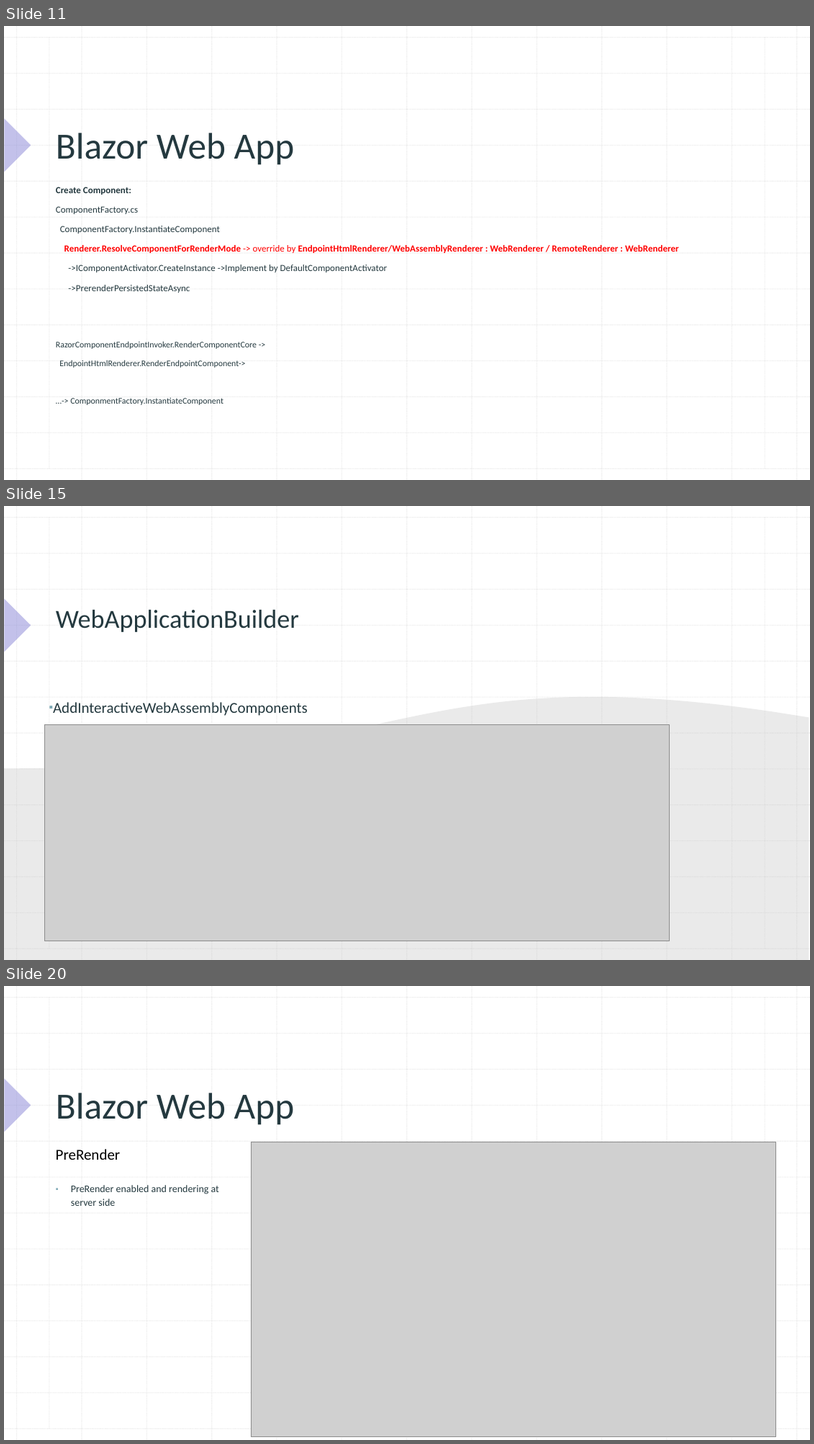
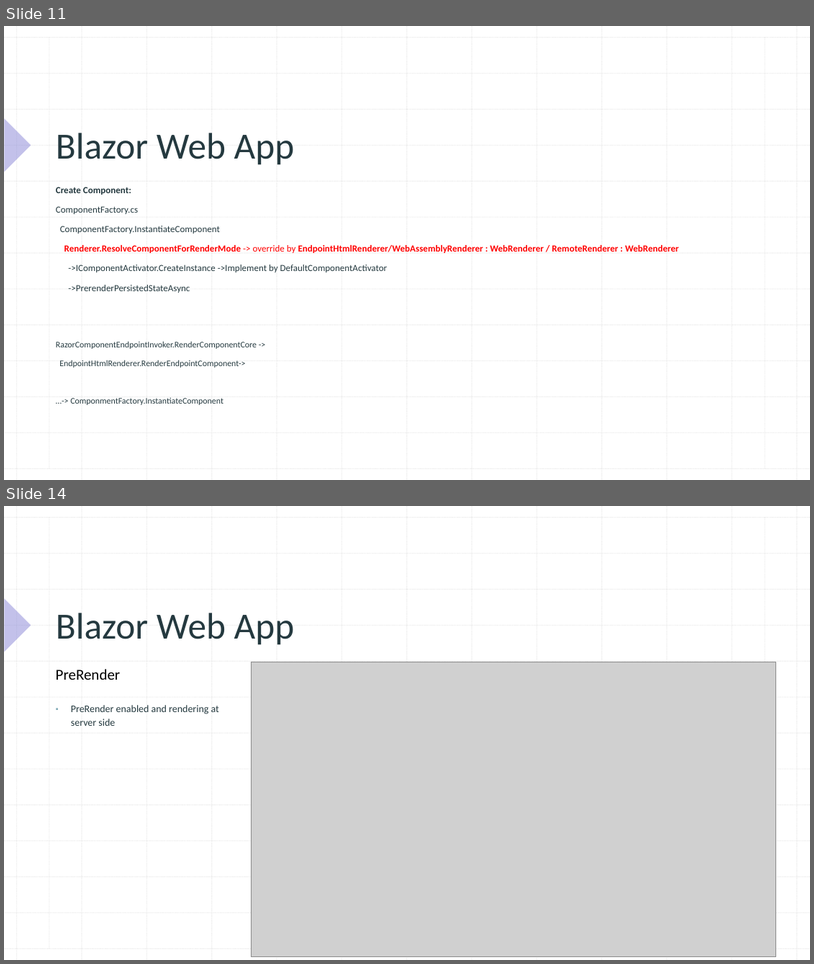
Before and after one commit to xccu/NetCore-Demo, a slide deck: Blazor in .net 8.pptx. Shown one above the other, each under a label of ours: slides 11, 15 and 20 before the commit, slides 11 and 14 after it; the slides between them are not shown. The pictures are 814x1444 and 814x964 pixels, drawn with LibreOffice and Linux fonts; fonts in the diff are those of the drawing; grey boxes stand for pictures. Boxes give left, top, right and bottom in pixels: in the first picture for what was removed or moved away, otherwise in the second. Text is boxed around its words. In the diff, an @@ line names an element or a change of style, - is before the commit and + after.

```diff
--- a/Blazor in .net 8.pptx
+++ b/Blazor in .net 8.pptx
@@ slide 15 removed at (x1=4, y1=506, x2=810, y2=960), background #FFFFFF; not listed: 27 template elements that a slide beside it also shows @@
@@ rectangle removed at (x1=4, y1=506, x2=810, y2=960) @@
@@ group removed at (x1=4, y1=506, x2=810, y2=960): 28 lines @@
@@ right triangle removed at (x1=4, y1=599, x2=31, y2=651) @@
@@ title removed at (x1=56, y1=610, x2=299, y2=632) @@
-WebApplicationBuilder
@@ freeform shape removed at (x1=4, y1=697, x2=810, y2=960) @@
@@ text removed at (x1=53, y1=702, x2=308, y2=716) @@
-▪ AddInteractiveWebAssemblyComponents
@@ picture removed at (x1=44, y1=725, x2=670, y2=941) @@
@@ what was slide 20 is now slide 14 @@
```
Also in this commit, not shown: 7 slides changed, 5 slides added, 6 other slides removed, 39 other files.
